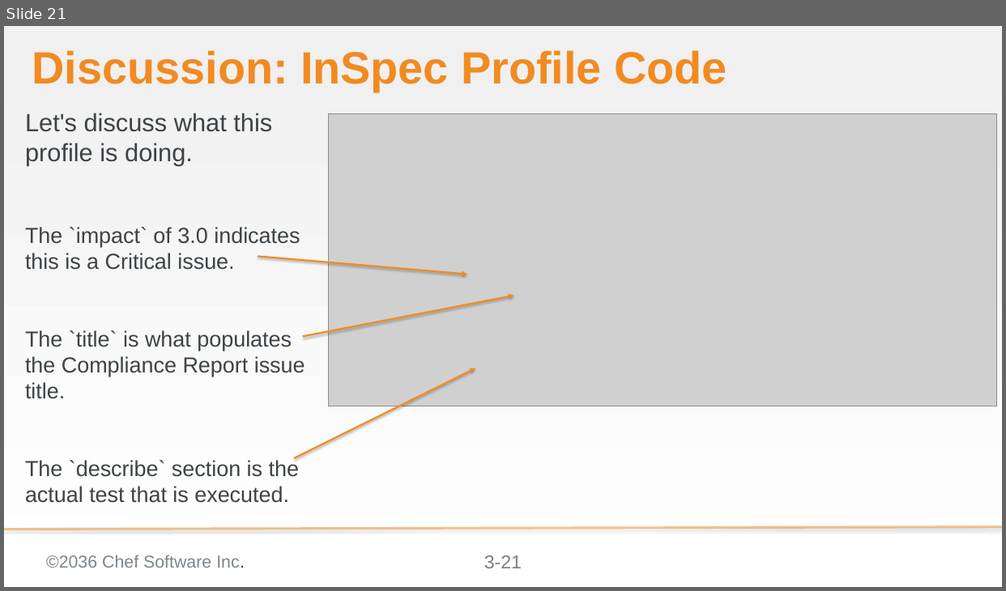
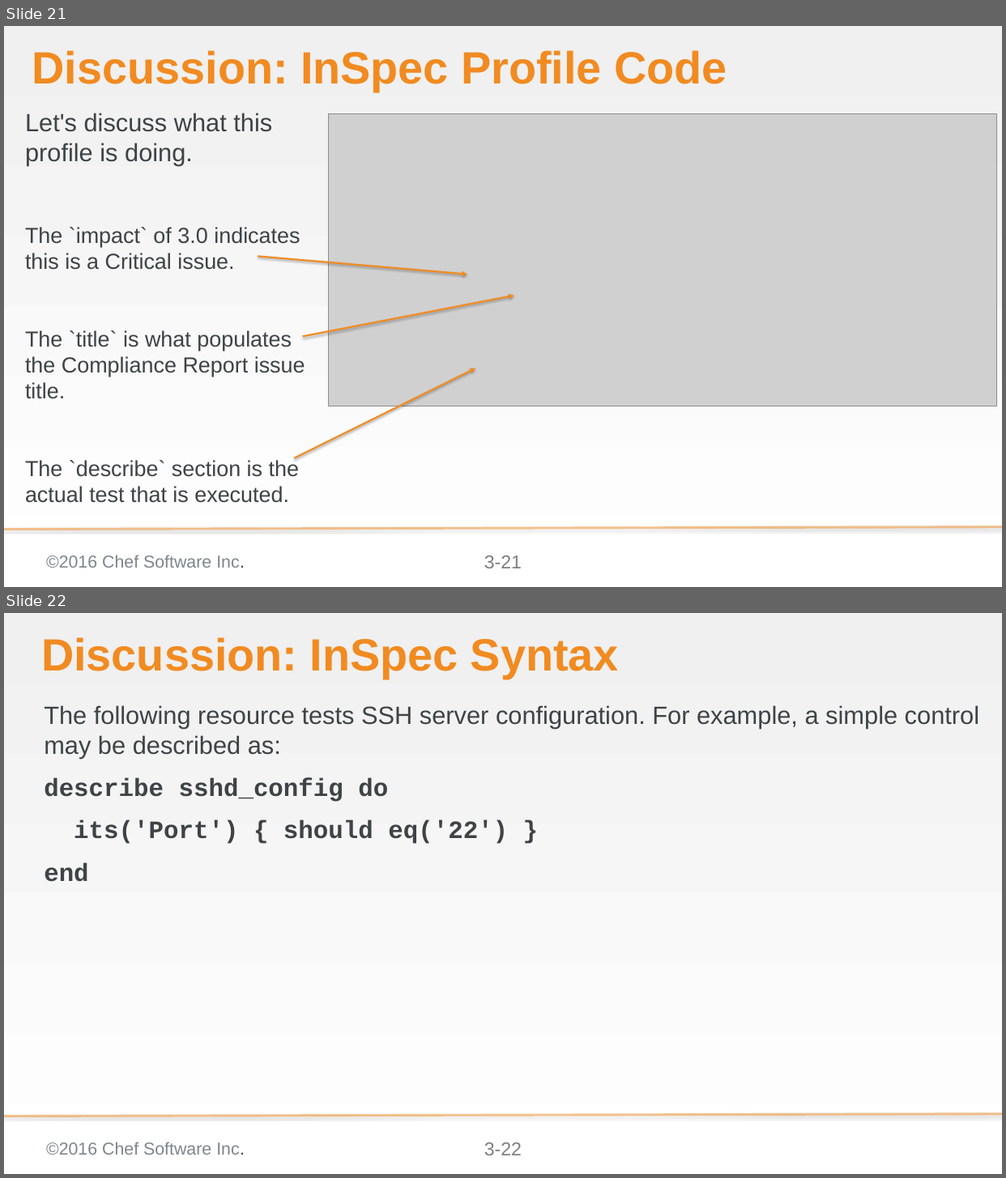
Before and after one commit to bchamby/chef-compliance-installation-configuration-operation, a slide deck: 03-initial-configuration-scans.pptx. Shown one above the other, each under a label of ours: slide 21 before the commit, slides 21 and 22 after it. The pictures are 1006x591 and 1006x1178 pixels, drawn with LibreOffice and Linux fonts; fonts in the diff are those of the drawing; grey boxes stand for pictures; background and template pictures are left out. Boxes give left, top, right and bottom in pixels: in the first picture for what was removed or moved away, otherwise in the second. Text is boxed around its words. In the diff, an @@ line names an element or a change of style, - is before the commit and + after.

Commit message:
fixed 3-22 ssh_config example fixed 3-50 protocol example

```diff
--- a/03-initial-configuration-scans.pptx
+++ b/03-initial-configuration-scans.pptx
@@ slide 22 added at box(4, 613, 1002, 1174), background gradient #F0F0F0 to #FFFFFF; not listed: 3 template elements that a slide beside it also shows @@
@@ title added at box(41, 637, 619, 679), 58 pt, text #F18B21, bold @@
+Discussion: InSpec Syntax
@@ text added at box(44, 705, 979, 882), 32 pt, text #3E4346 @@
+The following resource tests SSH server configuration. For example, a simple control may be described as:
+describe sshd_config do
+its('Port') { should eq('22') }
+end
@@ slide 21 changed as well @@
@@ text at box(46, 555, 245, 568): text changed @@
-©2036 Chef Software Inc.
+©2016 Chef Software Inc.
```
Also in this commit, not shown: 59 other slides changed, 1 other slide added.
